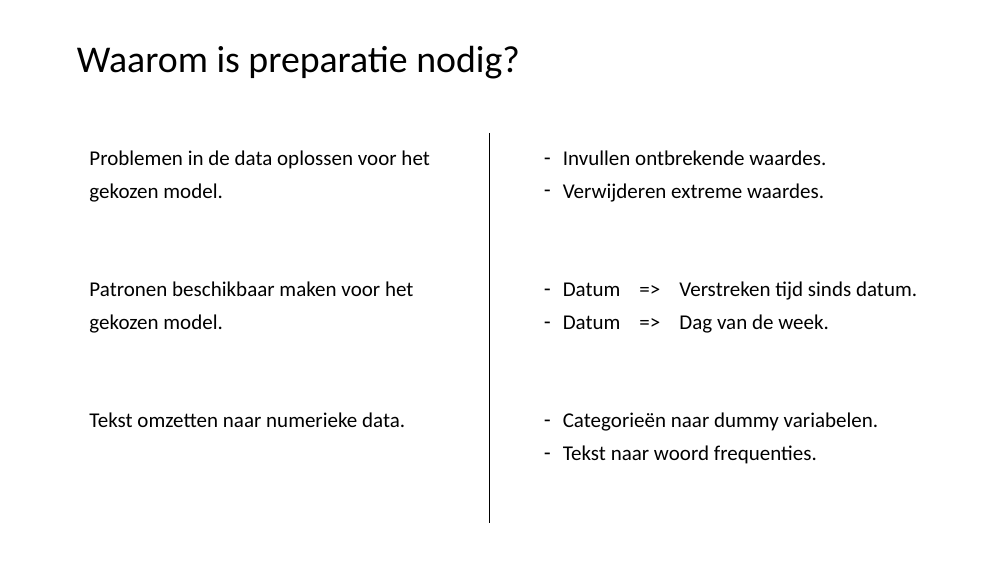
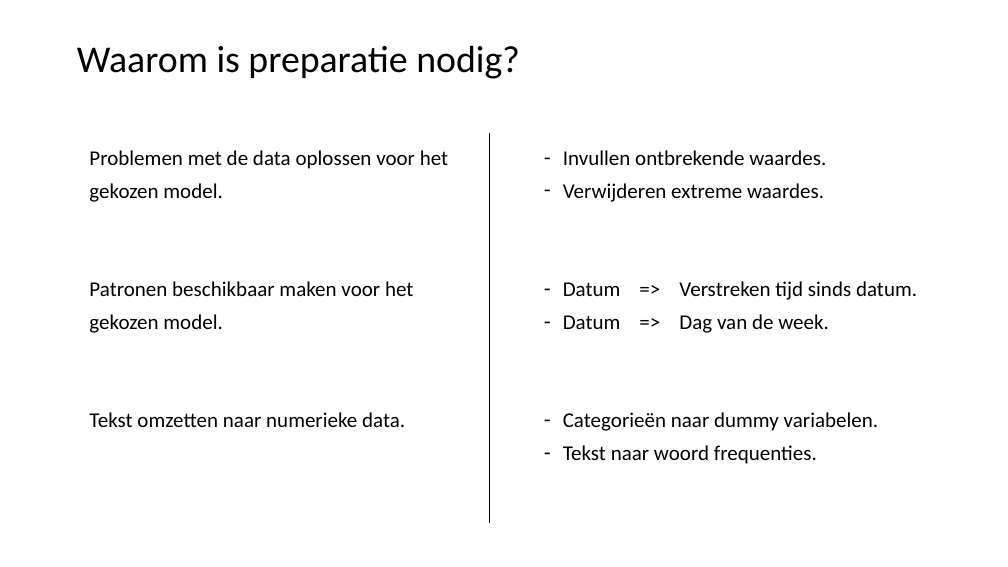
Before and after one commit to LFKoning/knowledge-sharing, a slide deck: slide 11 of python_course/4_scikit_learn/python_cursus_4.pptx. Drawn at 1008x567 pixels with LibreOffice and Linux fonts; fonts in the diff are those of the drawing. Boxes give left, top, right and bottom in pixels: in the first picture for what was removed or moved away, otherwise in the second. Text is boxed around its words. In the diff, an @@ line names an element or a change of style, - is before the commit and + after.

```diff
--- a/python_course/4_scikit_learn/python_cursus_4.pptx
+++ b/python_course/4_scikit_learn/python_cursus_4.pptx
@@ text at [89,150,448,202]: text changed @@
-Problemen in de data oplossen voor het gekozen model.
+Problemen met de data oplossen voor het gekozen model.
```
Also in this commit, not shown: 7 other slides changed.
